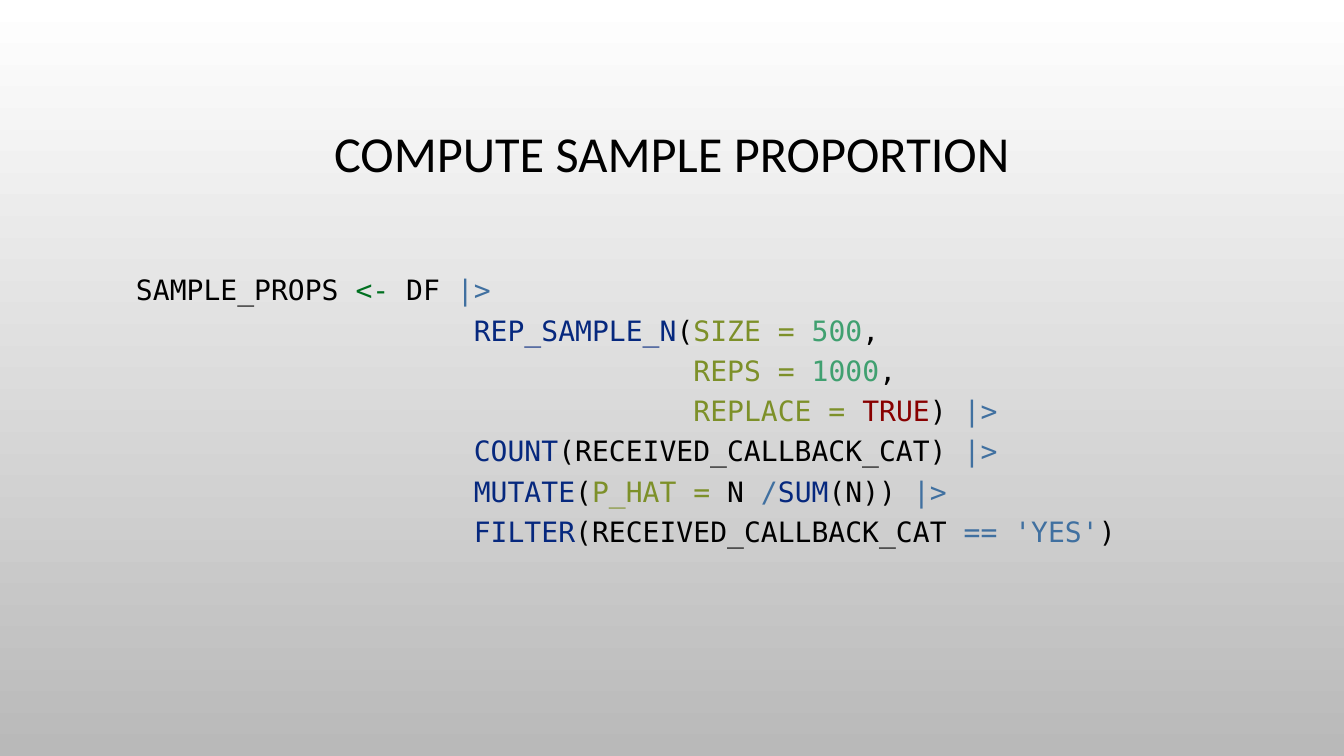
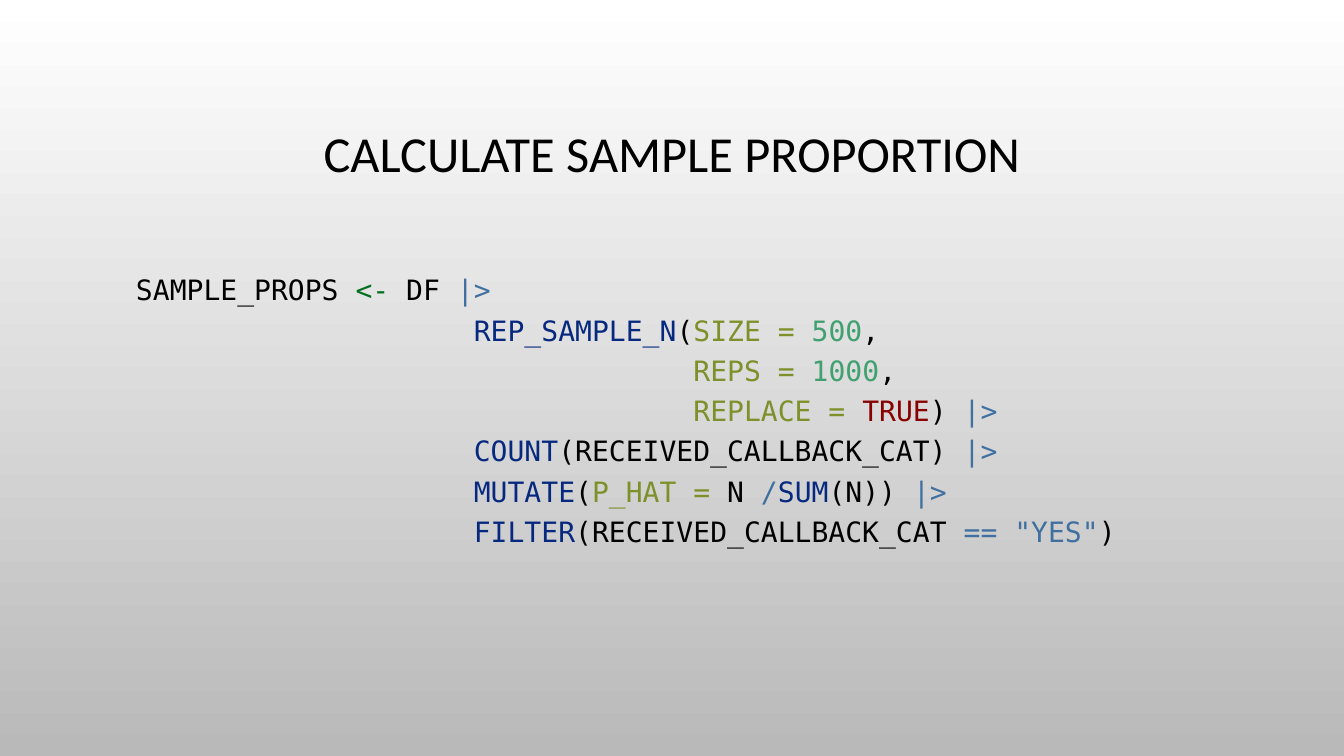
Before and after one commit to himalayahall/CUNY-DATA606, a slide deck: slide 5 of Project/Hakim-Project.pptx. Drawn at 1344x756 pixels with LibreOffice and Linux fonts; fonts in the diff are those of the drawing; background and template pictures are left out. Boxes give left, top, right and bottom in pixels: in the first picture for what was removed or moved away, otherwise in the second. Text is boxed around its words. In the diff, an @@ line names an element or a change of style, - is before the commit and + after.

```diff
--- a/Project/Hakim-Project.pptx
+++ b/Project/Hakim-Project.pptx
@@ title at (324,139,1020,173): text changed @@
-COMPUTE SAMPLE PROPORTION
+CALCULATE SAMPLE PROPORTION
@@ text at (136,279,1115,549): text changed @@
-SAMPLE_PROPS <- DF |>
-REP_SAMPLE_N(SIZE = 500,
-REPS = 1000,
-REPLACE = TRUE) |>
-COUNT(RECEIVED_CALLBACK_CAT) |>
-MUTATE(P_HAT = N /SUM(N)) |>
-FILTER(RECEIVED_CALLBACK_CAT == 'YES')
+SAMPLE_PROPS <- DF |>
+REP_SAMPLE_N(SIZE = 500,
+REPS = 1000,
+REPLACE = TRUE) |>
+COUNT(RECEIVED_CALLBACK_CAT) |>
+MUTATE(P_HAT = N /SUM(N)) |>
+FILTER(RECEIVED_CALLBACK_CAT == "YES")
```
Also in this commit, not shown: 6 other slides changed, 6 slides added, 3 slides removed, 1 other file.
